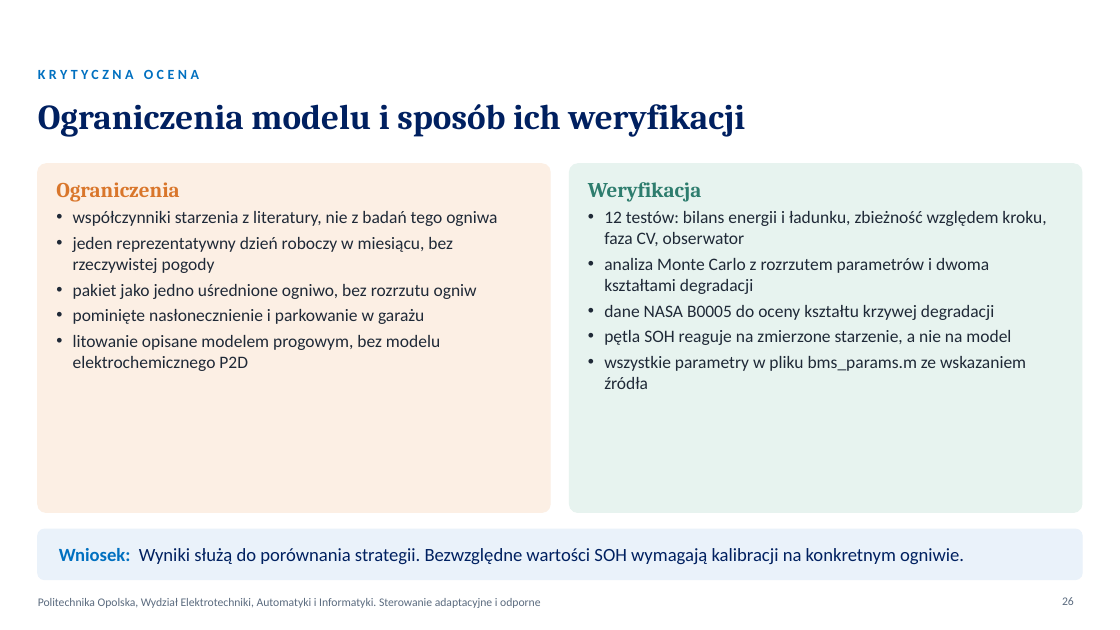
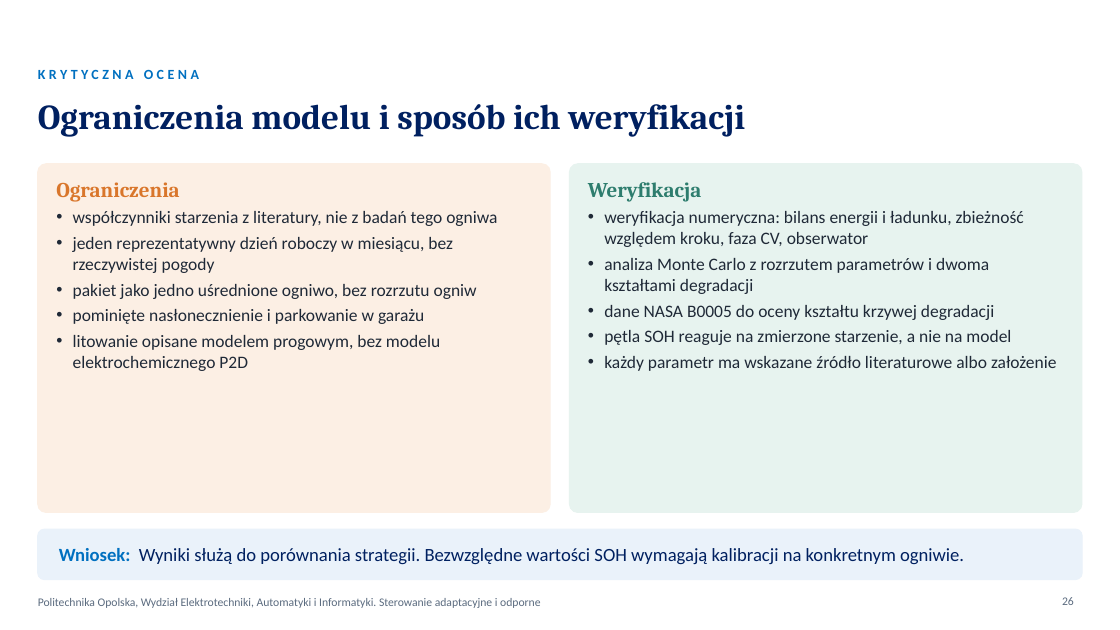
Before and after one commit to KarolFabianek/Adaptive-and-robust-control, a slide deck: slide 26 of Prezentacja/BTMS_PROJEKT_FABIANEK_FORTUNA.pptx. Drawn at 1120x630 pixels with LibreOffice and Linux fonts; fonts in the diff are those of the drawing; background and template pictures are left out. Boxes give left, top, right and bottom in pixels: in the first picture for what was removed or moved away, otherwise in the second. Text is boxed around its words. In the diff, an @@ line names an element or a change of style, - is before the commit and + after.

Commit message:
Prezentacje: naukowe podsumowanie wyników
- usunięte slajdy z instrukcją uruchamiania i ćwiczeniami
- slajd o zjawiskach uwzględnionych w modelu zamiast porównania z wykładem
- Simulink przedstawiony jako niezależna weryfikacja implementacji
- sześć wniosków naukowych opartych na wynikach
- wykład: wyniki długoterminowe zamiast zapowiedzi projektu
- legendy wykresów E01 i E03 bez odwołań do wykładu
- skrypt wystąpień zgodny z nowymi slajdami

```diff
--- a/Prezentacja/BTMS_PROJEKT_FABIANEK_FORTUNA.pptx
+++ b/Prezentacja/BTMS_PROJEKT_FABIANEK_FORTUNA.pptx
@@ text at <box>604,211,1024,247</box>: text changed @@
-• 12 testów: bilans energii i ładunku, zbieżność względem kroku, faza CV, obserwator
+• weryfikacja numeryczna: bilans energii i ładunku, zbieżność względem kroku, faza CV, obserwator
@@ text at <box>604,356,1056,371</box>: text changed @@
-• wszystkie parametry w pliku bms_params.m ze wskazaniem źródła
+• każdy parametr ma wskazane źródło literaturowe albo założenie
```
Also in this commit, not shown: 8 other slides changed, 1 slide added, 5 slides removed, 15 other files.
